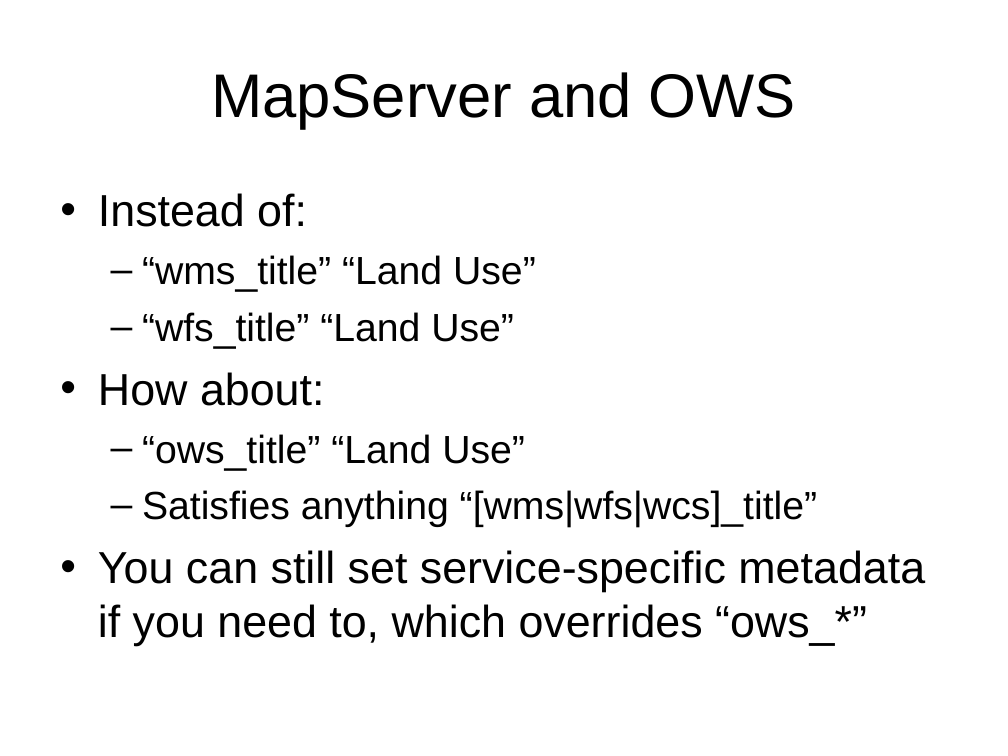
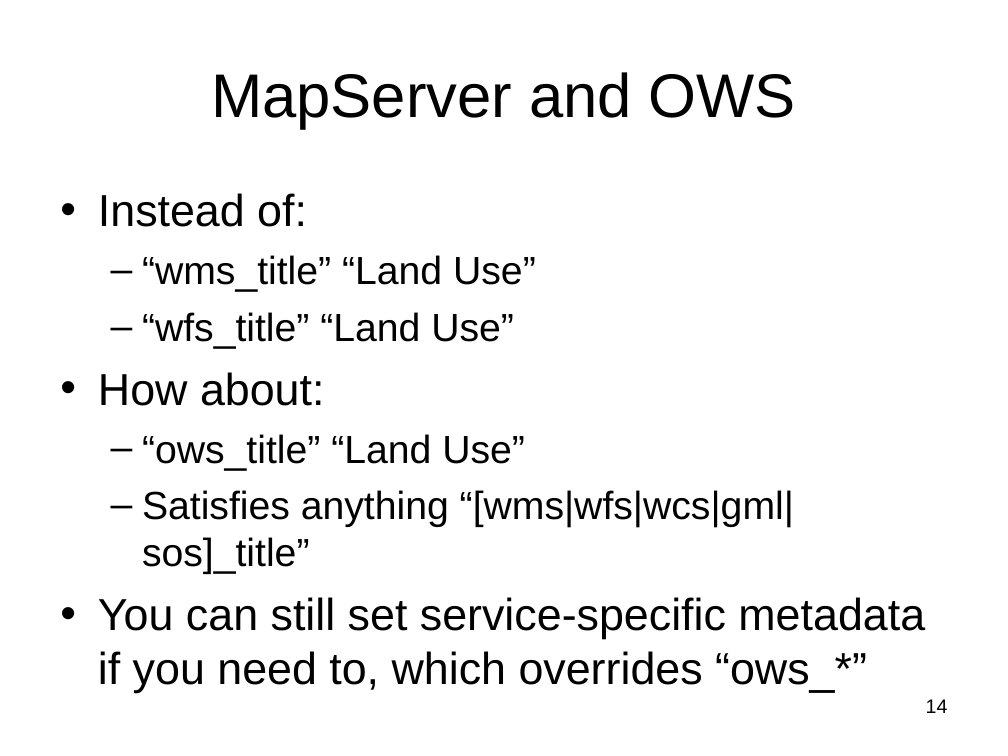
Before and after one commit to MapServer/ms-ogc-workshop, a slide deck: slide 14 of doc/ms_ogc_workshop.ppt. Drawn at 1008x756 pixels with LibreOffice and Linux fonts; fonts in the diff are those of the drawing. Boxes give left, top, right and bottom in pixels: in the first picture for what was removed or moved away, otherwise in the second. Text is boxed around its words. In the diff, an @@ line names an element or a change of style, - is before the commit and + after.

Commit message:
Changes from typos found during foss4g2006 workshop

```diff
--- a/doc/ms_ogc_workshop.ppt
+++ b/doc/ms_ogc_workshop.ppt
@@ text at <box>142,490,794,574</box>: text changed @@
-  – Satisfies anything “[wms|wfs|wcs]_title”
+  – Satisfies anything “[wms|wfs|wcs|gml|sos]_title”
@@ page number added at <box>926,699,948,713</box>, 14 pt, text #000000 @@
+14
```
Also in this commit, not shown: 91 other slides changed.
